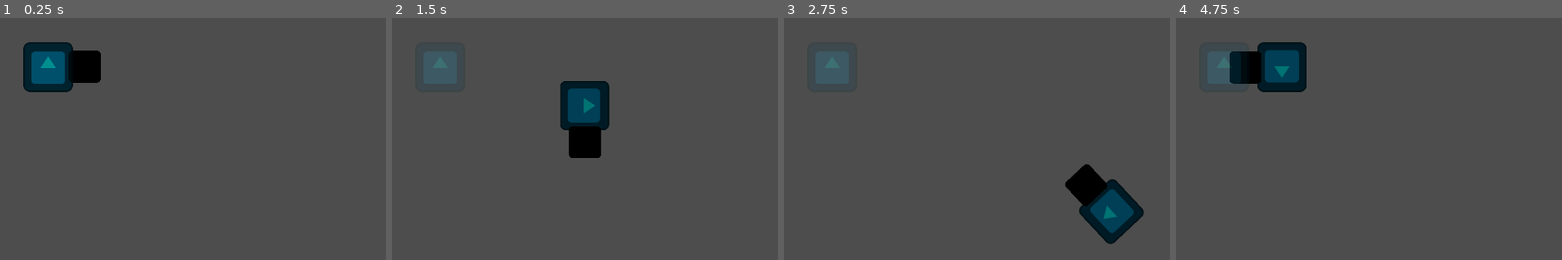
Above: before the commit, frames 1-4 (left to right).
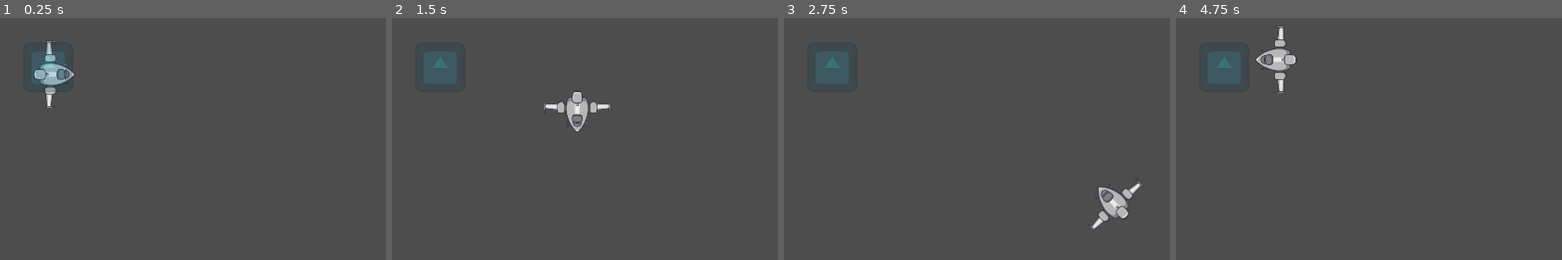
Above: after the commit, the same moments.

Repository: shibii1111/SpaceDeliveryGameGodot
Game: Godot game, scene res://Scenes/Main.tscn
Two runs of this game, one before a commit and one after it. Both use one fixed random seed, a clock stepped at 60 frames per second and the inputs below. The engine's default icon, where the game draws it, is replaced by a stand-in: a white triangle on a blue panel in a dark square.
Inputs (mouse positions are in pixels of both pictures, inside the frame that each line leads up to):
- Up to frame 1 (0.25 s): no input
- Up to frame 2 (1.5 s): tap Enter at 0.5 s; move the mouse to (619, 80) at 0.52 s; press the mouse at (619, 80) at 0.53 s; hold D (right) 0.53-1.28 s; move the mouse to (outside the picture) at 1.27 s; release the mouse at (outside the picture) at 1.28 s; hold S (down) from 1.28 s (still down); click (outside the picture) at 1.35 s
- Up to frame 3 (2.75 s): move the mouse to (outside the picture) at 2.02 s; release S (down) at 2.03 s; press the mouse at (outside the picture) at 2.03 s; hold D (right) from 2.03 s (still down)
- Up to frame 4 (4.75 s): move the mouse to (1203, 184) at 2.77 s; release D (right) at 2.78 s; release the mouse at (1203, 184) at 2.78 s; hold W (up) 2.78-3.53 s; click (1203, 184) at 2.85 s; move the mouse to (1461, 163) at 3.52 s; press the mouse at (1461, 163) at 3.53 s; hold A (left) from 3.53 s (still down); move the mouse to (outside the picture) at 4.27 s; release the mouse at (outside the picture) at 4.28 s; click (outside the picture) at 4.35 s

The runs differ from the first frame. In frame 1, 3.7% of the frame differs, in the area x 5-27%, y 9-38%; in frame 2, 3.6%; in frame 3, 3.6%; in frame 4, 3.7%.

Commit message:
Placing the sprite
- Replaced the icon to the spaceship in the Player scene

Diff:
--- a/Scenes/Player/Player.tscn
+++ b/Scenes/Player/Player.tscn
@@ -1,7 +1,7 @@
 [gd_scene format=3 uid="uid://dkqg1dfl6ybdm"]
 
 [ext_resource type="Script" uid="uid://qi7rw0uf7gma" path="res://Scripts/Player/PlayerMovement.gd" id="1_s0eop"]
-[ext_resource type="Texture2D" uid="uid://coiicslsdu6" path="res://icon.svg" id="2_ft8w5"]
+[ext_resource type="Texture2D" uid="uid://t2jpn6k23p1y" path="res://Assets/Player/Untitled_Artwork.png" id="2_ft8w5"]
 
 [sub_resource type="CircleShape2D" id="CircleShape2D_l3ax4"]
 radius = 76.79192
@@ -15,11 +15,7 @@
 shape = SubResource("CircleShape2D_l3ax4")
 
 [node name="Sprite2D" type="Sprite2D" parent="Body" unique_id=535271970]
-modulate = Color(0, 0.45149285, 0.45149285, 1)
+texture_filter = 6
+rotation = 1.5707964
+scale = Vector2(0.1, 0.1)
 texture = ExtResource("2_ft8w5")
-
-[node name="Sprite2D" type="Sprite2D" parent="Body/Sprite2D" unique_id=1949652923]
-modulate = Color(0, 0, 0, 1)
-position = Vector2(95, -1.0000076)
-scale = Vector2(0.65, 0.65)
-texture = ExtResource("2_ft8w5")
--- a/project.godot
+++ b/project.godot
@@ -26,7 +26,11 @@
 
 window/size/viewport_width=1920
 window/size/viewport_height=1080
+window/size/mode=3
+window/size/initial_position_type=3
 window/size/resizable=false
+window/size/minimize_disabled=true
+window/size/maximize_disabled=true
 
 [global_group]
 
Not shown, added: Assets/Player/Untitled_Artwork.png.import
